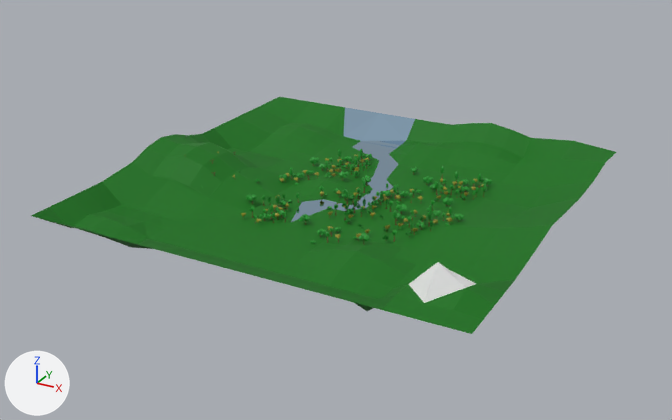
Before and after pictures for a commit that changed the FBX model Assets/Objects/Forest.fbx.
Both versions are drawn from a 50 mm camera at (38.7, -72.7, 35.2) aimed at (0.1, -2.7, 0.1). Arrows for +X, +Y and +Z are at lower left; the lights stay in place. Where no turn or scale is listed for an object, it has been applied to the vertices. Vertices at the same position are counted once.
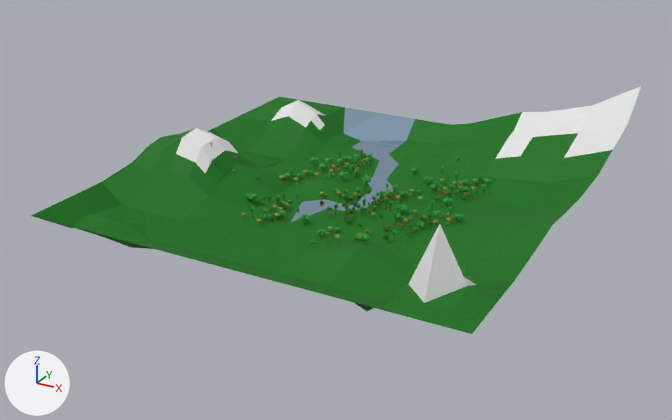
What differs and where, as boxes (x1, y1, x2, y2) in the pictures (672 x 420 px; the box of a moved part takes in the faces that stretch with it):
'Plane', reshaped
    before: (31, 97, 616, 334)
    after: (31, 86, 641, 334)
part 1 of me_plane, built on
    both: (102, 97, 379, 220)
part 2 of me_plane, moved or reshaped
    before: (439, 123, 616, 208)
    after: (439, 86, 641, 208)
part 3 of me_plane, moved or reshaped
    before: (409, 262, 515, 319)
    after: (409, 224, 515, 319)
part 4 of me_plane, recoloured
    before: (494, 130, 573, 162)
    after: (496, 106, 592, 158)

What the commit changed:
me_plane is used by ob_plane; location (0.0, 0.0, 0.0).
Verts and faces of me_plane; kept vertices keep their numbers, new ones are numbered from 250.
Before the commit, vertices of me_plane: 81 (15.9, -15.9, 4.4) at pixel (437, 261), 237 (15.9, -13.6, 2.8) at pixel (448, 269), 244 (18.2, -15.9, 2.9) at pixel (465, 287), 247 (18.2, -13.6, 2.1) at pixel (476, 283).
me_plane had 250 vertices, 251 faces and spanned x -20.5..20.5, y -20.5..20.5, z 0.0..4.4.
me_plane now has 280 vertices, 275 faces and spans x -20.5..22.1, y -20.5..20.5, z 0.0..9.5.
Part 1, on me_plane:
4 vertices are removed from x -13.6..-11.4, y -6.8..13.6, z 1.0..2.9.
29 faces are deleted.
3 vertices in x -15.9..-11.4, y 11.4..15.9, z 0.7 move by (0.0, 0.0, 1.6).
3 vertices in x -15.9..-9.1, y 0.0..15.9, z 0.2..1.3 move by (0.0, 0.0, 0.4).
3 vertices in x -15.9..-13.6, y 11.4..15.9, z 1.0 move by (0.0, 0.0, 2.2).
3 vertices in x -18.2..-9.1, y -6.8..11.4, z 0.2..1.5 move by (0.0, 0.0, 0.3).
3 vertices in x -18.2..-15.9, y -4.5..0.0, z 2.8..3.4 move by (0.0, 0.0, 1.0).
12 vertices move from x -18.2..-9.1, y -6.8..13.6, z 0.3..3.5 to x -18.2..-9.1, y -6.8..13.6, z 0.7..5.2.
32 vertices are added at x -20.5..-6.8, y -6.8..15.9, z 0.0..5.5.
38 new faces join them, mat_floor01 (dark green #006f06).
14 new faces join them, mat_snowtop (white #e7e7e7).
Part 2, on me_plane:
3 faces are deleted.
20 vertices move from x 6.8..20.5, y 11.4..20.5, z 0.0..3.0 to x 7.0..22.1, y 11.2..20.3, z 0.4..9.5.
2 vertices are added at (22.1, 15.2, 6.8), (16.9, 13.2, 3.1).
2 new faces join them, mat_floor01 (dark green #006f06).
2 new faces join them, mat_snowtop (white #e7e7e7).
Part 3, on me_plane:
Vertex 81 moves to (15.9, -15.9, 7.5), pixel (439, 223).
Vertex 237 moves to (15.9, -13.3, 2.8).
Vertex 244 moves to (18.2, -15.6, 2.9), pixel (467, 285).
Vertex 247 moves to (18.2, -13.6, 2.0), pixel (476, 284).
me_plane part 4: 4 faces spanning x 9.9..17.6, y 13.1..19.9, z 1.8..6.8 switch from mat_floor01 (dark green #006f06) to mat_snowtop (white #e7e7e7).
